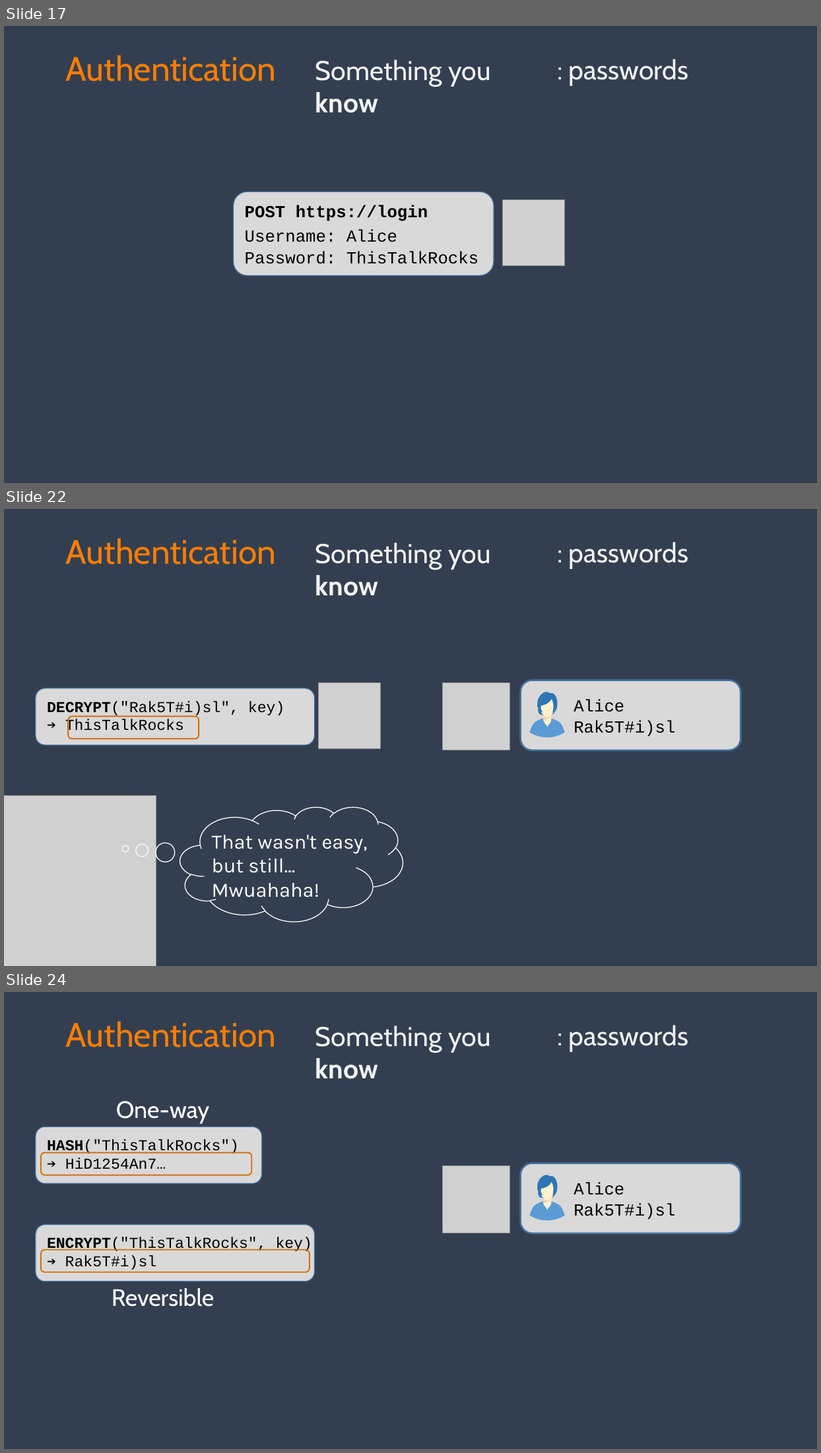
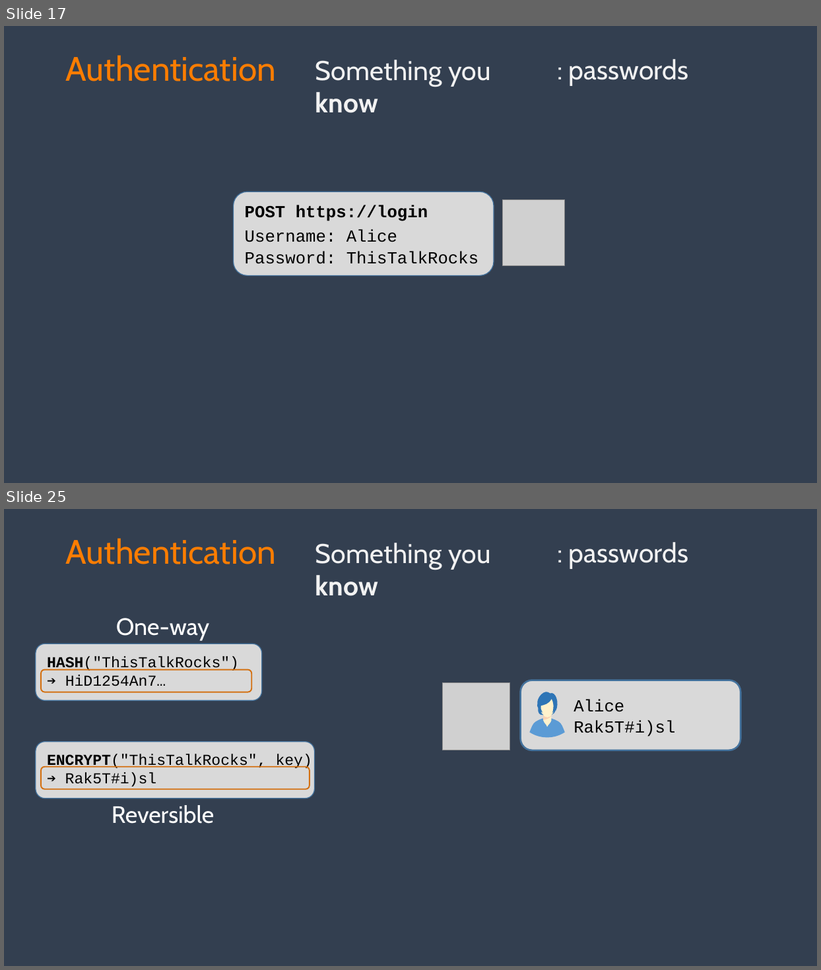
Before and after one commit to spetryjohnson/talk-PracticalAuthForDevs, a slide deck: Authentication for Non-Developers.pptx. Shown one above the other, each under a label of ours: slides 17, 22 and 24 before the commit, slides 17 and 25 after it; the slides between them are not shown. The pictures are 821x1453 and 821x970 pixels, drawn with LibreOffice and Linux fonts; fonts in the diff are those of the drawing; grey boxes stand for pictures; background and template pictures are left out. Boxes give left, top, right and bottom in pixels: in the first picture for what was removed or moved away, otherwise in the second. Text is boxed around its words. In the diff, an @@ line names an element or a change of style, - is before the commit and + after.

```diff
--- a/Authentication for Non-Developers.pptx
+++ b/Authentication for Non-Developers.pptx
@@ slide 22 removed at (4, 509, 817, 966), background #333F50 @@
@@ text removed at (66, 538, 276, 564) @@
-Authentication
@@ text removed at (316, 543, 490, 596) @@
-Something you know
@@ text removed at (569, 542, 688, 568) @@
-: passwords
@@ picture removed at (319, 683, 381, 749) @@
@@ picture removed at (443, 683, 510, 751) @@
@@ rounded rectangle removed at (36, 689, 314, 745) @@
@@ text removed at (47, 701, 284, 735) @@
-DECRYPT("Rak5T#i)sl", key)
-➔ ThisTalkRocks
@@ group removed at (521, 681, 741, 751): 6 freeform shapes, 1 rounded rectangle @@
@@ text removed at (574, 699, 624, 712) @@
-Alice
@@ rounded rectangle removed at (68, 716, 199, 739) @@
@@ text removed at (574, 720, 675, 737) @@
-Rak5T#i)sl
@@ picture removed at (4, 796, 156, 966) @@
@@ thought cloud removed at (180, 807, 403, 922) @@
@@ text removed at (212, 835, 368, 901) @@
-That wasn't easy, but still…
-Mwuahaha!
@@ what was slide 24 is now slide 25 @@
```
Also in this commit, not shown: 5 slides changed, 2 slides added.
